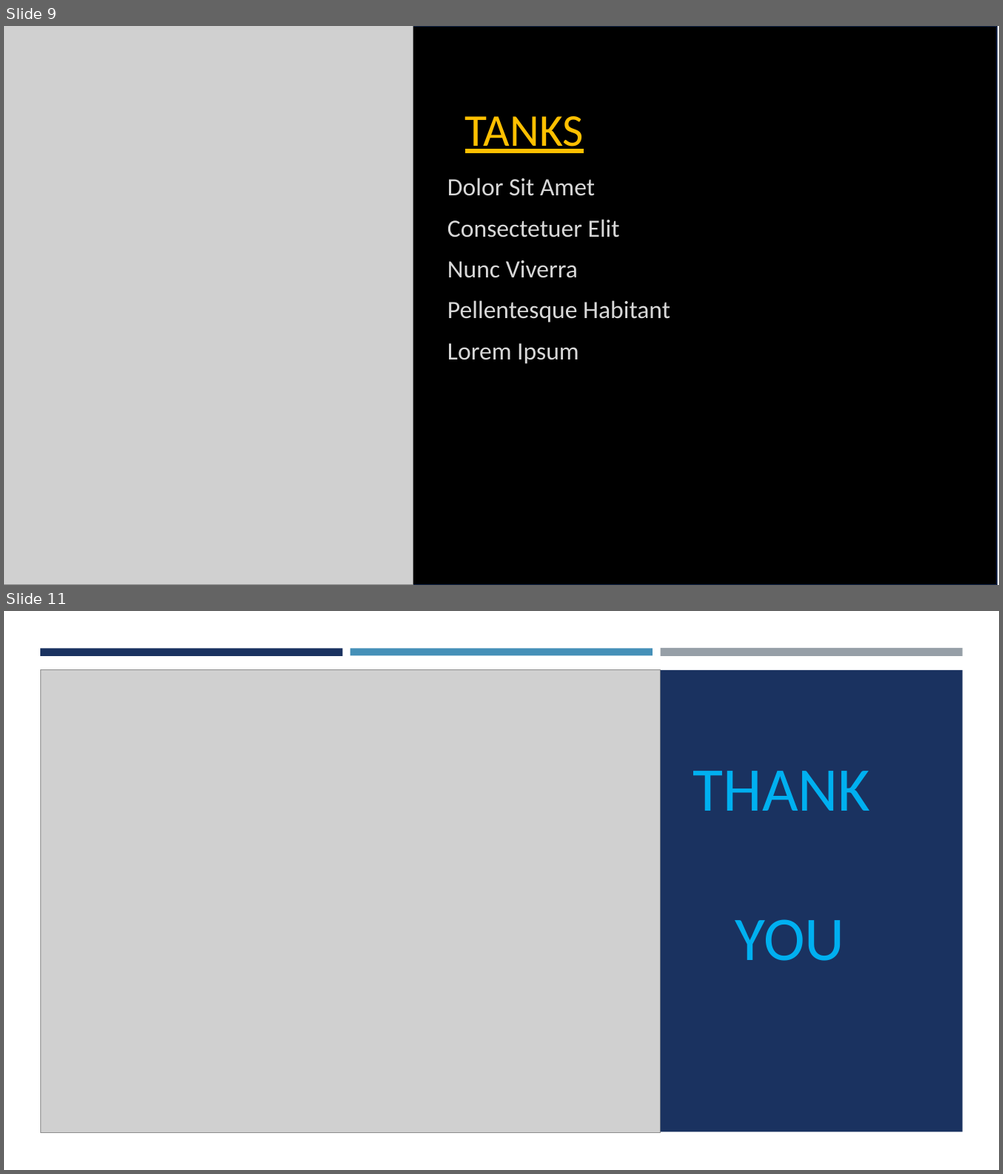
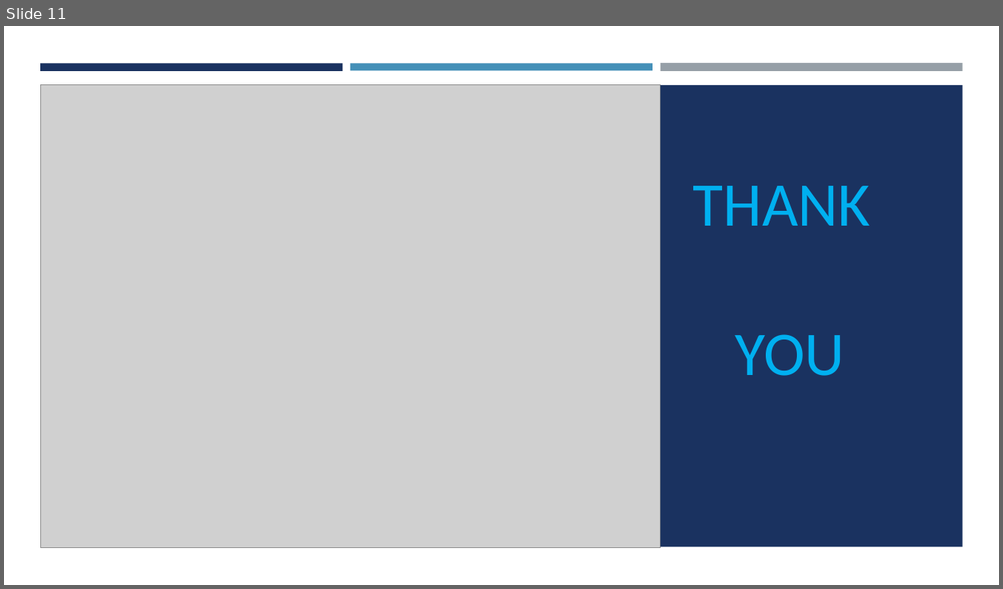
Before and after one commit to Hs-14/Procoders_Arcadeers, a slide deck: arcadeers.pptx. Shown one above the other, each under a label of ours: slides 9 and 11 before the commit, slide 11 after it; the slides between them are not shown. The pictures are 1003x1174 and 1003x589 pixels, drawn with LibreOffice and Linux fonts; fonts in the diff are those of the drawing; grey boxes stand for pictures. Boxes give left, top, right and bottom in pixels: in the first picture for what was removed or moved away, otherwise in the second. Text is boxed around its words. In the diff, an @@ line names an element or a change of style, - is before the commit and + after.

```diff
--- a/arcadeers.pptx
+++ b/arcadeers.pptx
@@ slide 9 removed at [4,26,999,585], background #FFFFFF @@
@@ rectangle removed at [4,26,996,585] @@
@@ picture removed at [4,26,413,585] @@
@@ title removed at [465,116,583,153] @@
-TANKS
@@ text removed at [447,178,670,364] @@
-Dolor Sit Amet
-Consectetuer Elit
-Nunc Viverra
-Pellentesque Habitant
-Lorem Ipsum
```
Also in this commit, not shown: 8 slides changed, 2 slides added, 1 other slide removed.
